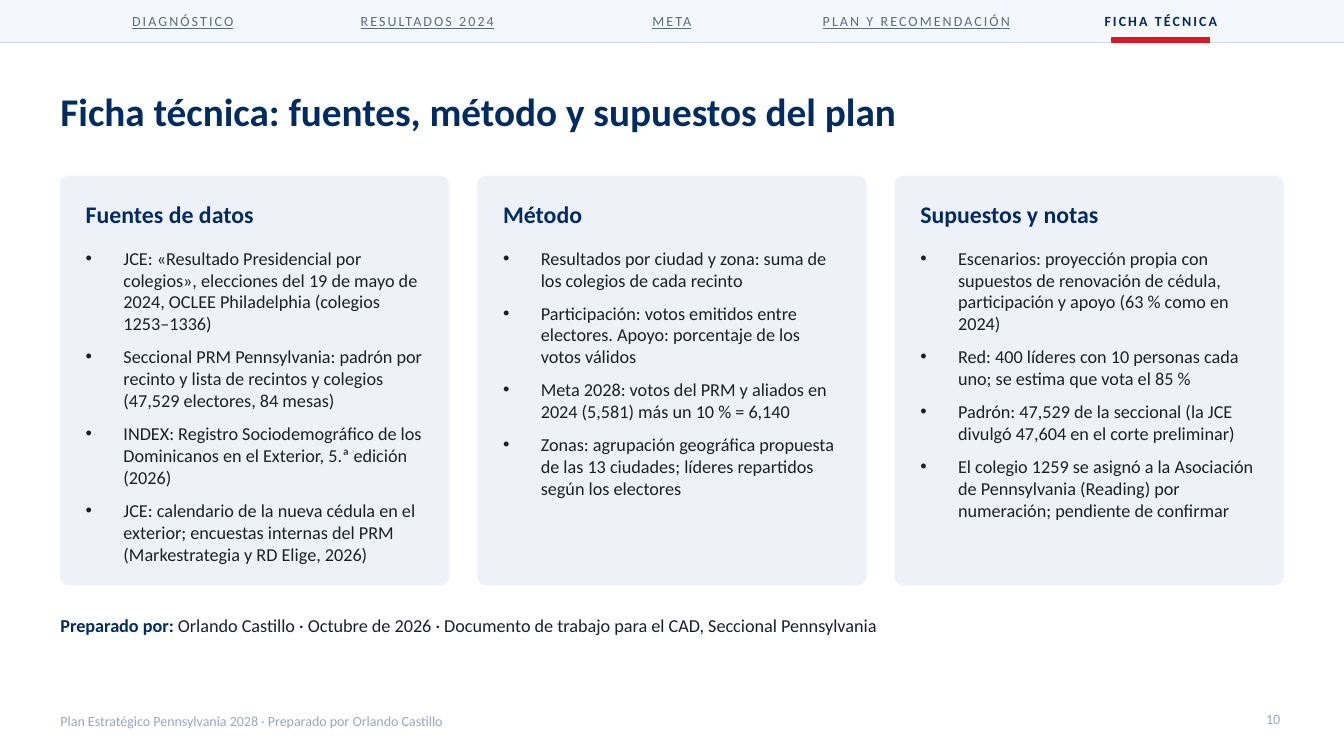
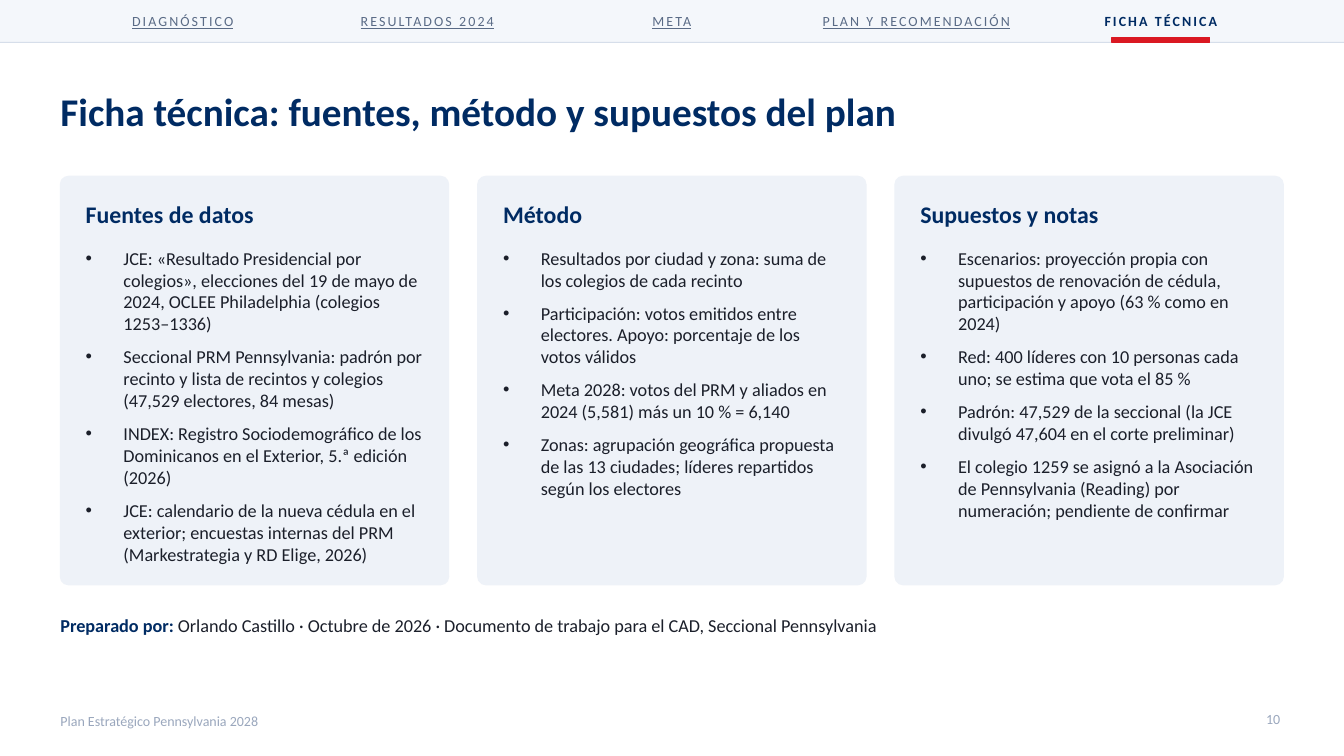
Before and after one commit to rcastillo9556/pdf-toolkit, a slide deck: slide 10 of presentaciones/Plan_Estrategico_Pennsylvania_2028.pptx. Drawn at 1344x756 pixels with LibreOffice and Linux fonts; fonts in the diff are those of the drawing. Boxes give left, top, right and bottom in pixels: in the first picture for what was removed or moved away, otherwise in the second. Text is boxed around its words. In the diff, an @@ line names an element or a change of style, - is before the commit and + after.

```diff
--- a/presentaciones/Plan_Estrategico_Pennsylvania_2028.pptx
+++ b/presentaciones/Plan_Estrategico_Pennsylvania_2028.pptx
@@ text at [60, 716, 258, 728]: text changed @@
-Plan Estratégico Pennsylvania 2028 · Preparado por Orlando Castillo
+Plan Estratégico Pennsylvania 2028
```
Also in this commit, not shown: 9 other slides changed, 2 other files.
